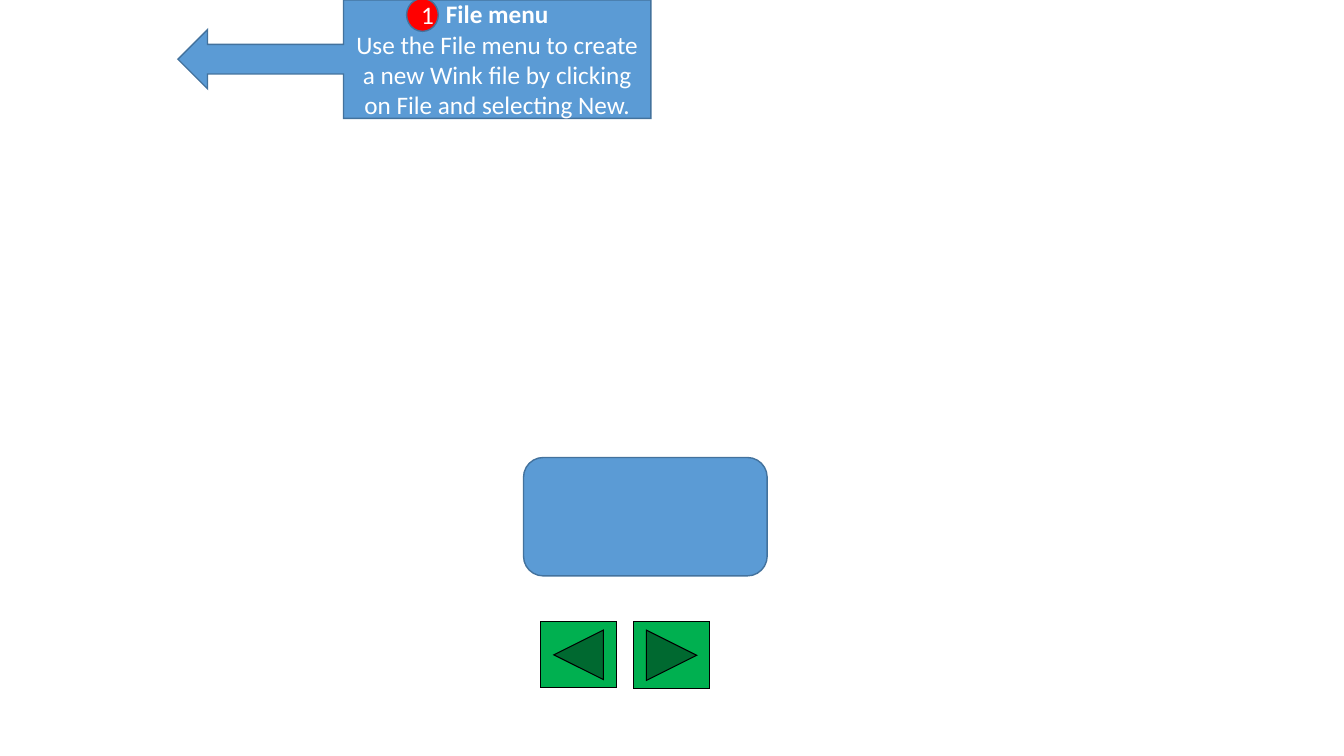
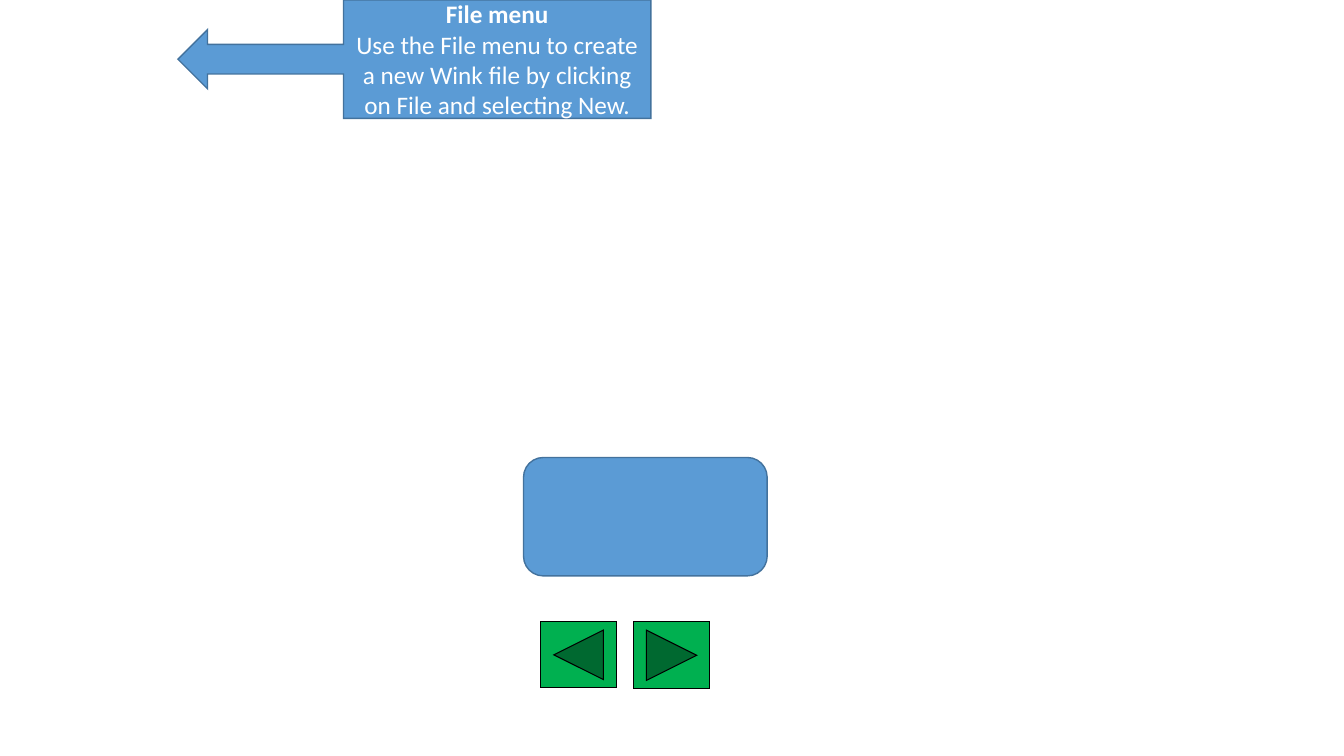
Before and after one commit to ZoeLawson/mcc_tools_tech, a slide deck: slide 3 of Week05-AgileHTML/Homework/lisa_fleischmann_week5_homework/Lisa_Fleischmann_Wink_Tour_Rev3.pptx. Drawn at 1344x756 pixels with LibreOffice and Linux fonts; fonts in the diff are those of the drawing; background and template pictures are left out. Boxes give left, top, right and bottom in pixels: in the first picture for what was removed or moved away, otherwise in the second. Text is boxed around its words. In the diff, an @@ line names an element or a change of style, - is before the commit and + after.

```diff
--- a/Week05-AgileHTML/Homework/lisa_fleischmann_week5_homework/Lisa_Fleischmann_Wink_Tour_Rev3.pptx
+++ b/Week05-AgileHTML/Homework/lisa_fleischmann_week5_homework/Lisa_Fleischmann_Wink_Tour_Rev3.pptx
@@ ellipse removed at box(406, 0, 438, 31) @@
-1
```
Also in this commit, not shown: 3 other slides changed, 1 other file.
